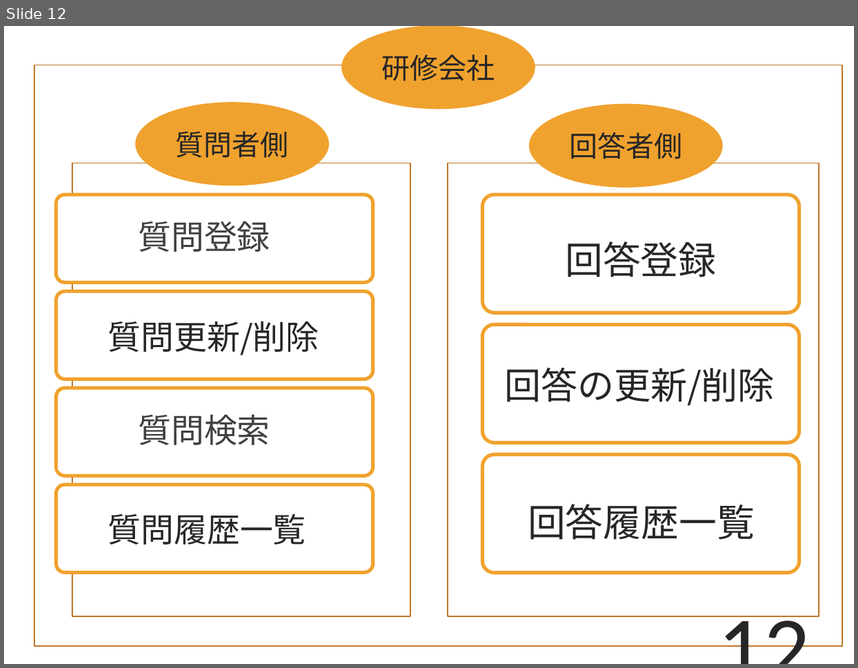
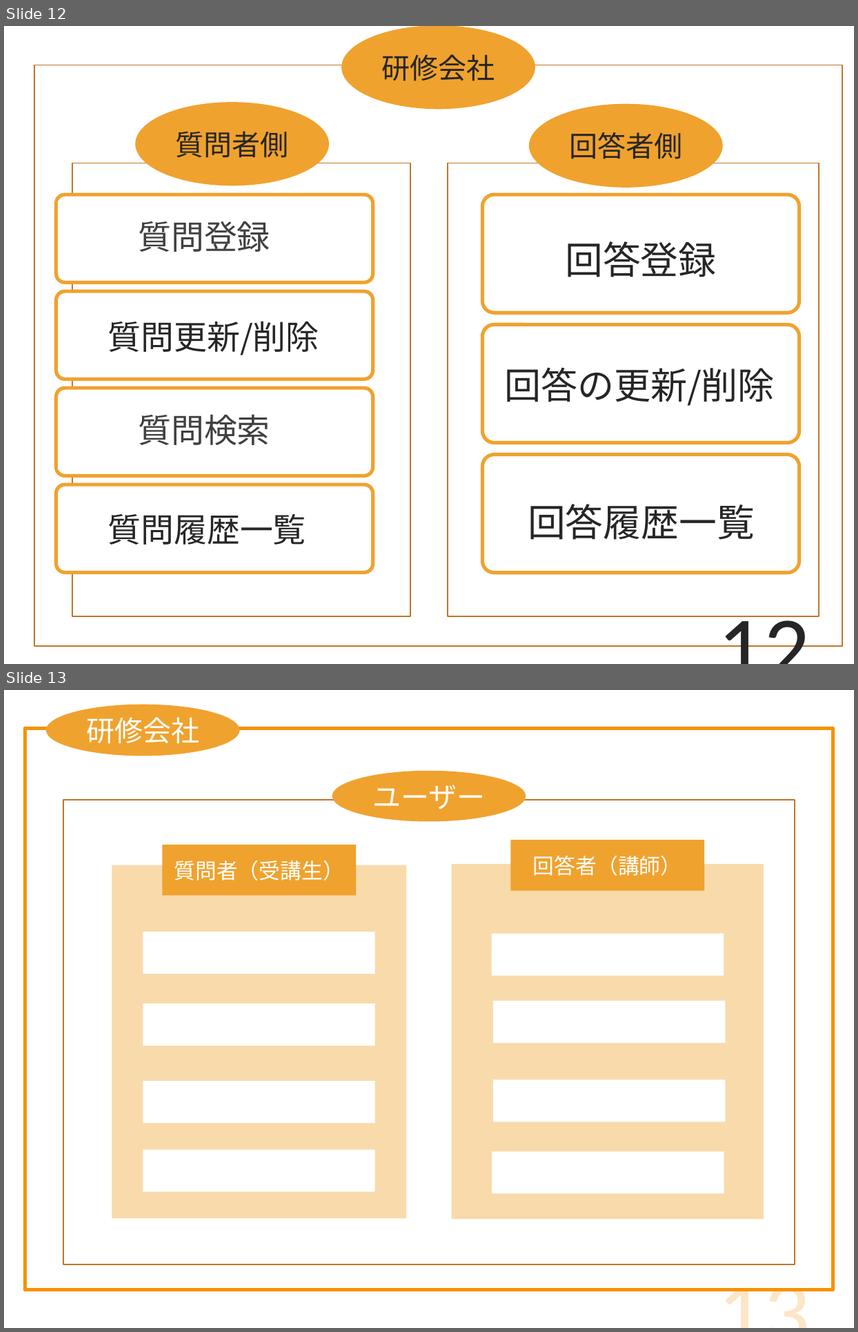
Before and after one commit to DOJO-2021/D-2, a slide deck: documents/プレゼン/Knowledge Holder_清書版.pptx. Shown one above the other, each under a label of ours: slide 12 before the commit, slides 12 and 13 after it. The pictures are 858x668 and 858x1332 pixels, drawn with LibreOffice and Linux fonts; fonts in the diff are those of the drawing. Boxes give left, top, right and bottom in pixels: in the first picture for what was removed or moved away, otherwise in the second. Text is boxed around its words. In the diff, an @@ line names an element or a change of style, - is before the commit and + after.

```diff
--- a/documents/プレゼン/Knowledge Holder_清書版.pptx
+++ b/documents/プレゼン/Knowledge Holder_清書版.pptx
@@ slide 13 added at [4,690,854,1328], background #FFFFFF @@
@@ ellipse added at [45,704,239,756], fill #F0A22E, 24 pt, text #FFFFFF @@
+研修会社
@@ rectangle added at [25,728,833,1290], fill #FFFFFF, outline #F69200 3 pt @@
@@ ellipse added at [332,771,526,822], fill #F0A22E, 24 pt, text #FFFFFF @@
+ユーザー
@@ rectangle added at [63,800,795,1264], fill #FFFFFF, outline #C17529 1 pt @@
@@ rectangle added at [162,845,356,896], fill #F0A22E, 18 pt, text #FFFFFF @@
+質問者（受講生）
@@ rectangle added at [510,840,704,891], fill #F0A22E, 18 pt, text #FFFFFF @@
+回答者（講師）
@@ rectangle added at [112,865,407,1218], fill #F9DAAB @@
@@ rectangle added at [452,865,764,1219], fill #F9DAAB @@
@@ rectangle added at [143,931,375,974], fill #FFFFFF @@
@@ rectangle added at [492,933,724,976], fill #FFFFFF @@
@@ rectangle added at [143,1004,375,1046], fill #FFFFFF @@
@@ rectangle added at [493,1000,725,1043], fill #FFFFFF @@
@@ rectangle added at [143,1081,375,1123], fill #FFFFFF @@
@@ rectangle added at [493,1079,725,1122], fill #FFFFFF @@
@@ rectangle added at [143,1149,375,1192], fill #FFFFFF @@
@@ rectangle added at [492,1152,724,1194], fill #FFFFFF @@
@@ page number added at [615,1236,819,1328], 77.2 pt, text #F0A22E at 25% opacity @@
+13
```
Also in this commit, not shown: 7 slides changed, 1 other slide added.
